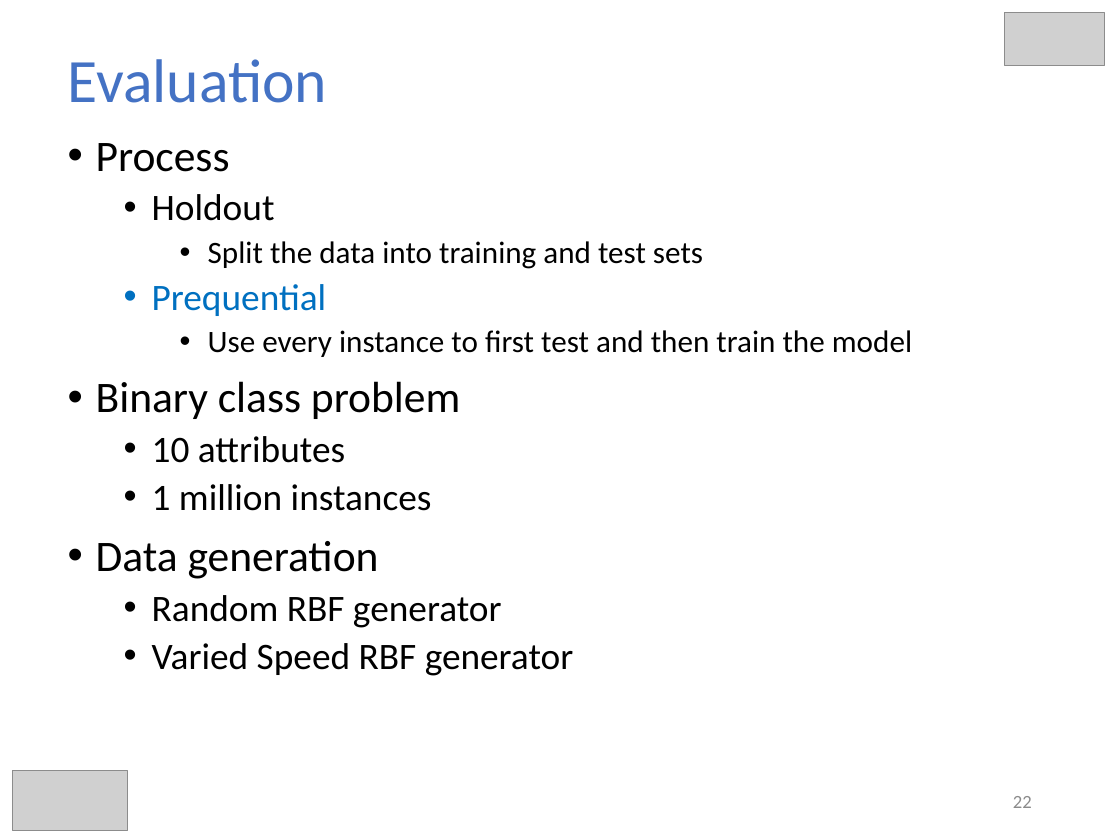
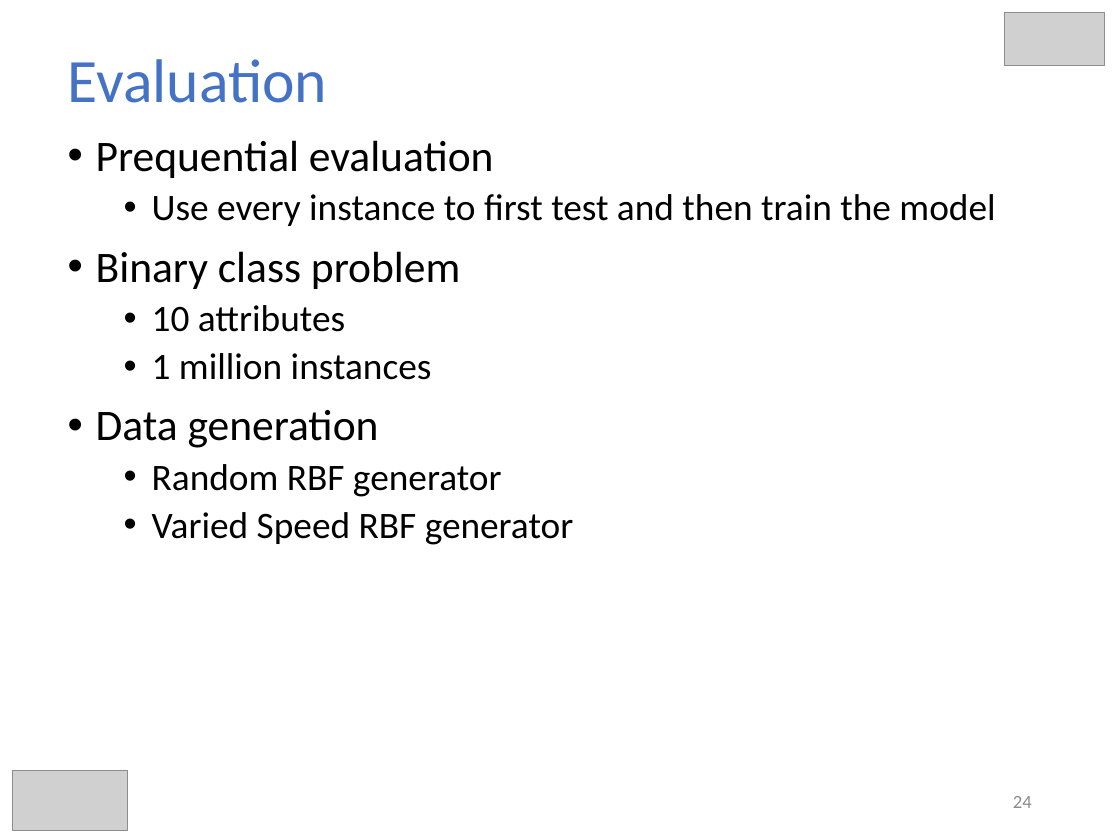
Before and after one commit to hmsgit/minestream, a slide deck: slide 24 of presentation/thesis.pptx (slide 22 before the commit). Drawn at 1120x840 pixels with LibreOffice and Linux fonts; fonts in the diff are those of the drawing; grey boxes stand for pictures. Boxes give left, top, right and bottom in pixels: in the first picture for what was removed or moved away, otherwise in the second. Text is boxed around its words. In the diff, an @@ line names an element or a change of style, - is before the commit and + after.

```diff
--- a/presentation/thesis.pptx
+++ b/presentation/thesis.pptx
@@ text at [96,140,494,178]: text changed; size 20 to 28 pt @@
-• Process
-  • Holdout
-    • Split the data into training and test sets
-  • Prequential
+• Prequential evaluation
@@ text at [152,194,995,226]: size 20 to 24 pt in "Use every instance to first test and ..."; list level 3 to 2 in "Use every instance to first ..." @@
@@ page number at [1013,796,1032,808]: text changed @@
-22
+24
```
Also in this commit, not shown: 18 other slides changed, 3 slides added, 1 slide removed.
